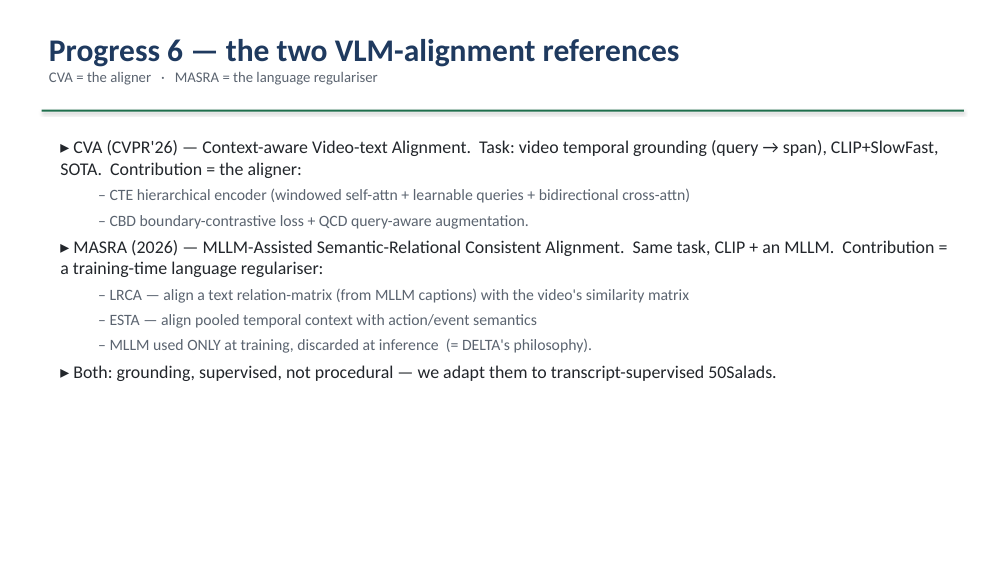
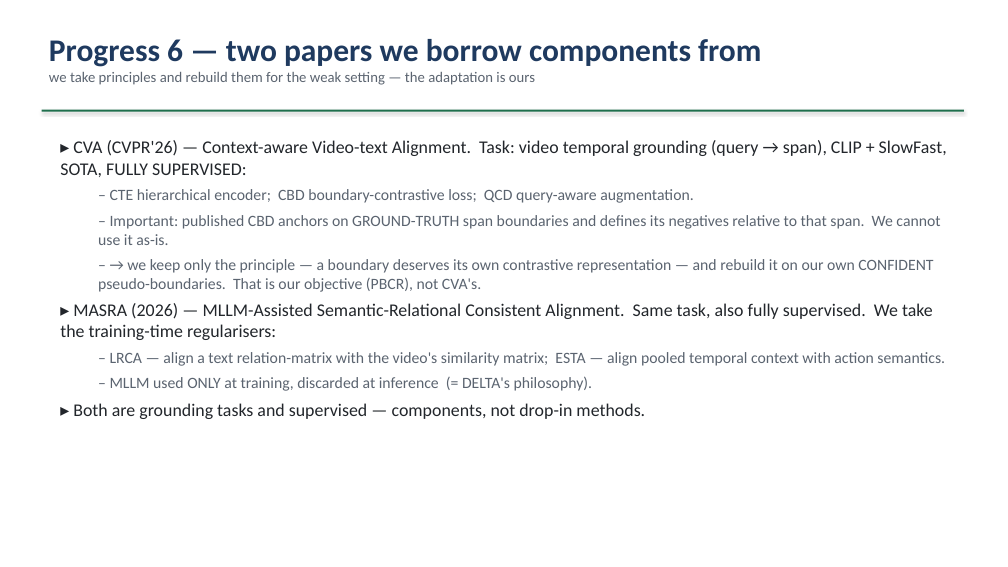
Before and after one commit to epayaslii/DELTA, a slide deck: slide 11 of slides/DELTA_progress.pptx. Drawn at 1008x567 pixels with LibreOffice and Linux fonts; fonts in the diff are those of the drawing. Boxes give left, top, right and bottom in pixels: in the first picture for what was removed or moved away, otherwise in the second. Text is boxed around its words. In the diff, an @@ line names an element or a change of style, - is before the commit and + after.

Commit message:
Reframe slide 11 as components borrowed, and state the CVA GT-span limitation
The subtitle implied CVA and MASRA were the method. Retitled, and added the
correction that published CBD anchors on GT-span boundaries, so what we built
is our own PBCR objective rather than a reuse of CVA's loss.

```diff
--- a/slides/DELTA_progress.pptx
+++ b/slides/DELTA_progress.pptx
@@ text at [49,39,761,85]: text changed @@
-Progress 6 — the two VLM-alignment references
-CVA = the aligner · MASRA = the language regulariser
+Progress 6 — two papers we borrow components from
+we take principles and rebuild them for the weak setting — the adaptation is ours
@@ text at [60,140,947,366]: text changed @@
-▸ CVA (CVPR'26) — Context-aware Video-text Alignment. Task: video temporal grounding (query → span), CLIP+SlowFast, SOTA. Contribution = the aligner:
-  – CTE hierarchical encoder (windowed self-attn + learnable queries + bidirectional cross-attn)
-  – CBD boundary-contrastive loss + QCD query-aware augmentation.
-▸ MASRA (2026) — MLLM-Assisted Semantic-Relational Consistent Alignment. Same task, CLIP + an MLLM. Contribution = a training-time language regulariser:
-  – LRCA — align a text relation-matrix (from MLLM captions) with the video's similarity matrix
-  – ESTA — align pooled temporal context with action/event semantics
+▸ CVA (CVPR'26) — Context-aware Video-text Alignment. Task: video temporal grounding (query → span), CLIP + SlowFast, SOTA, FULLY SUPERVISED:
+  – CTE hierarchical encoder; CBD boundary-contrastive loss; QCD query-aware augmentation.
+  – Important: published CBD anchors on GROUND-TRUTH span boundaries and defines its negatives relative to that span. We cannot use it as-is.
+  – → we keep only the principle — a boundary deserves its own contrastive representation — and rebuild it on our own CONFIDENT pseudo-boundaries. That is our objective (PBCR), not CVA's.
+▸ MASRA (2026) — MLLM-Assisted Semantic-Relational Consistent Alignment. Same task, also fully supervised. We take the training-time regularisers:
+  – LRCA — align a text relation-matrix with the video's similarity matrix; ESTA — align pooled temporal context with action semantics.
@@ text at [73,403,645,419]: text changed @@
-▸ Both: grounding, supervised, not procedural — we adapt them to transcript-supervised 50Salads.
+▸ Both are grounding tasks and supervised — components, not drop-in methods.
```
Also in this commit, not shown: 1 other file.
